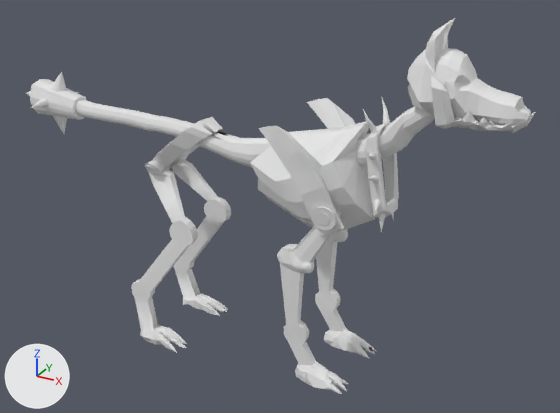
The FBX model Blender Assets/Exported Models/Dog.fbx, before and after one commit.
Camera for both pictures: a camera (50 mm lens) standing at (4.86, -8.97, 7.08) and looking at (-0.19, 0.21, 2.48). Lighting does not change. The marker at lower left points along +X, +Y and +Z. Vertices at the same position are counted once.

Objects in the first picture: 'Body', 'Jaw'.
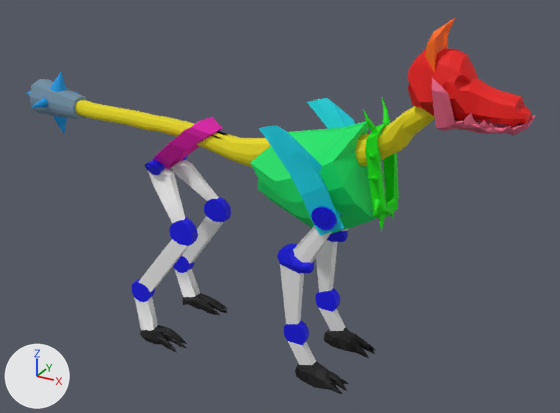
Pixel boxes [x1, y1, x2, y2] of what changed, in the pictures (560 x 413 px; the box of a moved part takes in the faces that stretch with it):
'Body', recoloured: [26, 18, 531, 394] in both
'Jaw', recoloured, moved, turned: before [431, 75, 535, 133]; after [432, 78, 535, 136]
part 1 of me_cube, moved or reshaped: [35, 72, 67, 92] in both
part 2 of me_cube, recoloured (white to red): [407, 48, 531, 126] in both
part 3 of me_cube, recoloured (white to orange): [425, 18, 455, 73] in both
part 4 of me_cube, recoloured (white to yellow): [75, 100, 435, 167] in both
part 5 of me_cube, recoloured (white to green): [363, 98, 399, 232] in both
part 6 of me_cube, recoloured (white to green): [250, 121, 375, 234] in both
part 7 of me_cube, recoloured (white to cyan): [258, 98, 356, 235] in both
part 8 of me_cube, recoloured (white to blue): [131, 156, 348, 345] in both
part 9 of me_cube, recoloured (white to black): [140, 293, 376, 394] in both
part 10 of me_cube, recoloured (white to pink): [153, 117, 223, 169] in both
part 11 of me_cube, recoloured (white to blue): [26, 92, 79, 134] in both

Diff of the bpy script that builds the scene:
```diff
--- a/Blender Assets/Exported Models/Dog.fbx.py
+++ b/Blender Assets/Exported Models/Dog.fbx.py
@@ mat_material @@
 mat_material = principled_material('Material')
-mat_material.base_color = (0.8, 0.8, 0.8)  # white #e7e7e7
+mat_material.base_color = (0.169, 0.284, 0.388)  # blue #7291a7
 mat_material.roughness = 0.69
@@ mat_joints @@
+mat_joints = principled_material('Joints')
+mat_joints.base_color = (0.000676, 0.0, 0.8)  # blue #0200e7
+mat_joints.roughness = 0.69
@@ mat_face @@
+mat_face = principled_material('Face')
+mat_face.base_color = (0.8, 0.00124, 0.0)  # red #e70400
+mat_face.roughness = 0.69
@@ mat_feet @@
+mat_feet = principled_material('Feet')
+mat_feet.base_color = (0.0, 0.0, 0.0)  # black #000000
+mat_feet.roughness = 0.69
@@ mat_chest @@
+mat_chest = principled_material('Chest')
+mat_chest.base_color = (0.0, 0.8, 0.139)  # green #00e768
+mat_chest.roughness = 0.69
@@ mat_shoulder_blades @@
+mat_shoulder_blades = principled_material('Shoulder Blades')
+mat_shoulder_blades.base_color = (0.0, 0.652, 0.8)  # cyan #00d3e7
+mat_shoulder_blades.roughness = 0.69
@@ mat_spine @@
+mat_spine = principled_material('Spine')
+mat_spine.base_color = (0.8, 0.695, 0.0)  # yellow #e7d900
+mat_spine.roughness = 0.69
@@ mat_pelvis @@
+mat_pelvis = principled_material('Pelvis')
+mat_pelvis.base_color = (0.8, 0.0, 0.426)  # pink #e700af
+mat_pelvis.roughness = 0.69
@@ mat_ears @@
+mat_ears = principled_material('Ears')
+mat_ears.base_color = (1.0, 0.142, 0.0)  # orange #ff6900
+mat_ears.roughness = 0.69
@@ mat_collar @@
+mat_collar = principled_material('Collar')
+mat_collar.base_color = (0.00495, 0.8, 0.0)  # green #0fe700
+mat_collar.roughness = 0.69
@@ mat_spikes @@
+mat_spikes = principled_material('Spikes')
+mat_spikes.base_color = (0.0, 0.329, 0.8)  # blue #009be7
+mat_spikes.roughness = 0.69
@@ me_cube_001 @@
 me_cube_001.from_pydata(...)  # 212 vertices, 304 faces; spans x 2.404..3.552, y -0.421..0.421, z 1.271..1.929
-me_cube_001.materials.append(mat_material)  # white #e7e7e7
+me_cube_001.materials.append(mat_jaw)  # red #e76383
@@ me_cube @@
-me_cube.from_pydata(...)  # 3827 vertices, 3892 faces; spans x -4.88..3.22, y -0.78..0.78, z -2.86..2.58
+me_cube.from_pydata(...)  # 3819 vertices, 3887 faces; spans x -4.88..3.22, y -0.78..0.78, z -2.86..2.58
+# me_cube part 1
+# 12 vertices are removed from x -4.52..-4.03, y -0.02..0.01, z 0.48..1.22
+# 47 faces are deleted
+# 4 vertices move from x -4.52..-4.28, y -0.03..0.01, z 0.49..0.91 to x -4.52..-4.28, y -0.04..0.03, z 0.49..0.91
+# 4 vertices are added at (-4.5, 0.02, 0.62), (-4.05, 0.01, 1.22), (-4.28, 0.01, 0.48), (-4.29, -0.01, 0.49)
+# 38 new faces join them, mat_spikes (blue #009be7)
+# 4 new faces join them, mat_material (blue #7291a7)
+# me_cube part 2: 323 faces spanning x -2.22..3.22, y -0.36..0.36, z -0.53..2.23 switch from mat_material (white #e7e7e7) to mat_face (red #e70400)
+# me_cube part 3: 30 faces spanning x 1.94..2.21, y -0.26..0.26, z 1.98..2.58 switch from mat_material (white #e7e7e7) to mat_ears (orange #ff6900)
+# me_cube part 4: 422 faces spanning x -3.71..2.16, y -0.25..0.25, z 0.27..1.57 switch from mat_material (white #e7e7e7) to mat_spine (yellow #e7d900)
+# me_cube part 5: 528 faces spanning x 1.26..1.66, y -0.46..0.46, z -0.23..1.47 switch from mat_material (white #e7e7e7) to mat_collar (green #0fe700)
+# me_cube part 6: 156 faces spanning x -0.35..1.43, y -0.51..0.51, z -0.53..1.18 switch from mat_material (white #e7e7e7) to mat_chest (green #00e768)
+# me_cube part 7: 230 faces spanning x -0.02..1.23, y -0.78..0.78, z -0.24..1.2 switch from mat_material (white #e7e7e7) to mat_shoulder_blades (cyan #00d3e7)
+# me_cube part 8: 982 faces spanning x -2.46..1.12, y -0.76..0.76, z -2.17..0.22 switch from mat_material (white #e7e7e7) to mat_joints (blue #0200e7)
+# me_cube part 9: 738 faces spanning x -2.34..1.31, y -0.76..0.76, z -2.86..-2.37 switch from mat_material (white #e7e7e7) to mat_feet (black #000000)
+# me_cube part 10: 54 faces spanning x -2.3..-1.11, y -0.4..0.4, z -0.13..0.83 switch from mat_material (white #e7e7e7) to mat_pelvis (pink #e700af)
+# me_cube part 11: 136 faces spanning x -4.88..-4.04, y -0.58..0.57, z 0.16..0.91 switch from mat_material (white #e7e7e7) to mat_spikes (blue #009be7)
+me_cube.materials.append(mat_limbs)  # white #e7e7e7
@@ ob_jaw @@
 ob_jaw = bpy.data.objects.new('Jaw', me_cube_001)
-ob_jaw.location = (-0.3, 0.0, 2.92)
+ob_jaw.location = (-0.29, -0.03, 2.91)
+ob_jaw.rotation_euler = (0.000609, 0.00559, 0.00144)  # degrees (0, 0.3, 0.1)
```
